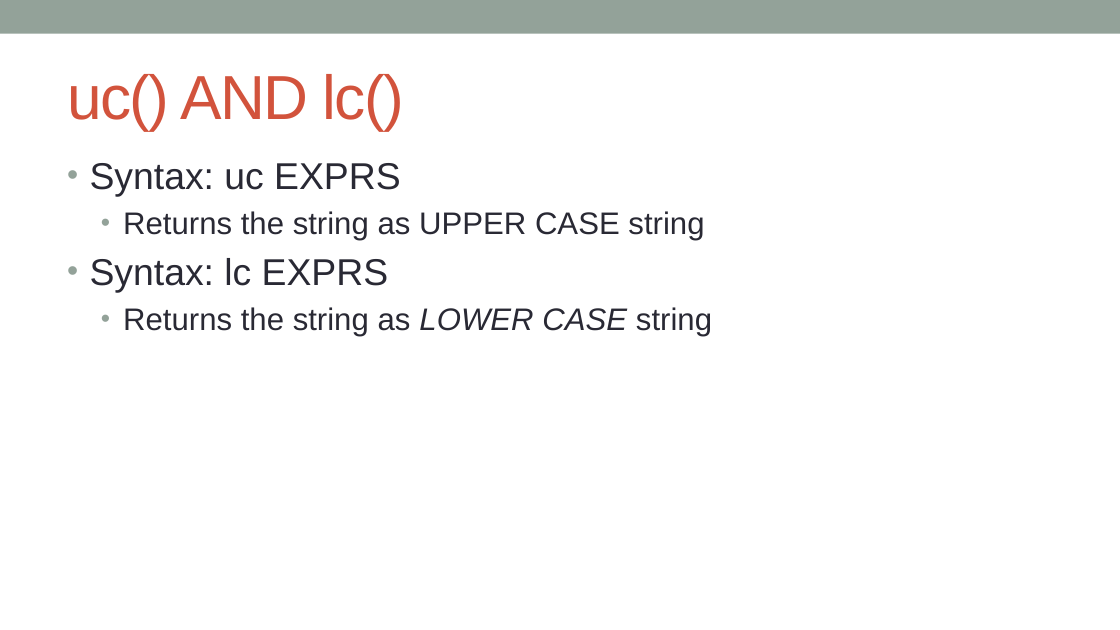
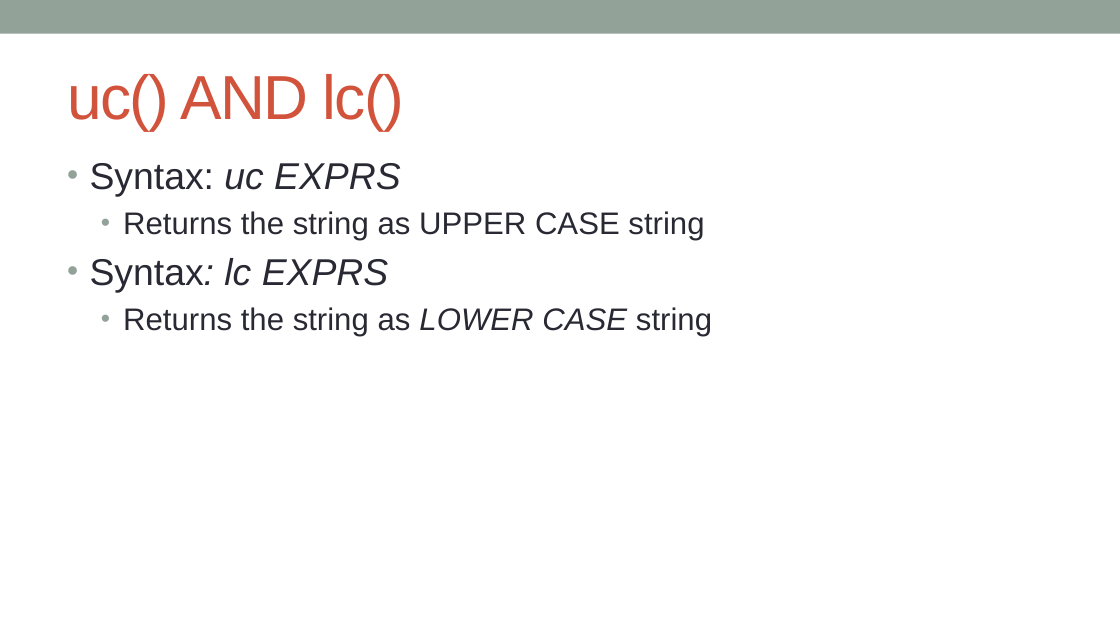
Before and after one commit to kanhu-pcr-code/bioinfo-PERL-course, a slide deck: slide 13 of PPTs/Operations_on_variables.pptx. Drawn at 1120x630 pixels with LibreOffice and Linux fonts; fonts in the diff are those of the drawing. Boxes give left, top, right and bottom in pixels: in the first picture for what was removed or moved away, otherwise in the second. Text is boxed around its words. In the diff, an @@ line names an element or a change of style, - is before the commit and + after.

```diff
--- a/PPTs/Operations_on_variables.pptx
+++ b/PPTs/Operations_on_variables.pptx
@@ text at (x1=90, y1=163, x2=400, y2=293): italic on in "uc EXPRS", "Syntax: lc EXPRS" @@
```
Also in this commit, not shown: 7 other slides changed, 3 slides added, 2 slides removed, 1 other file.
